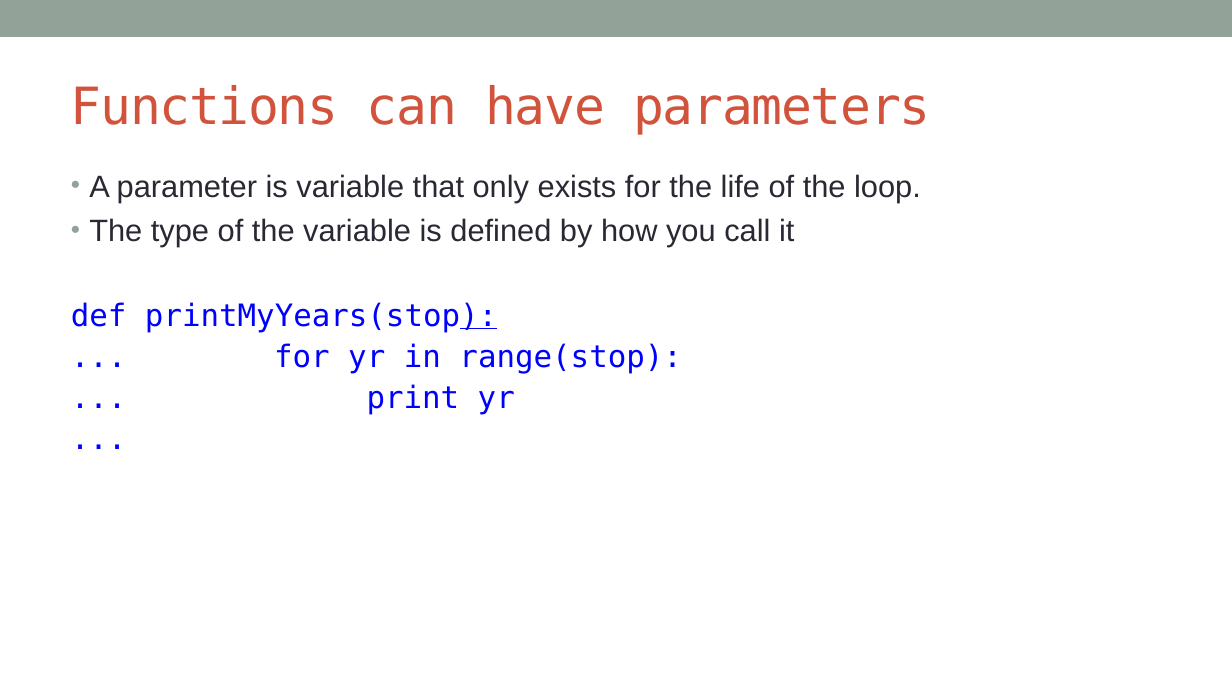
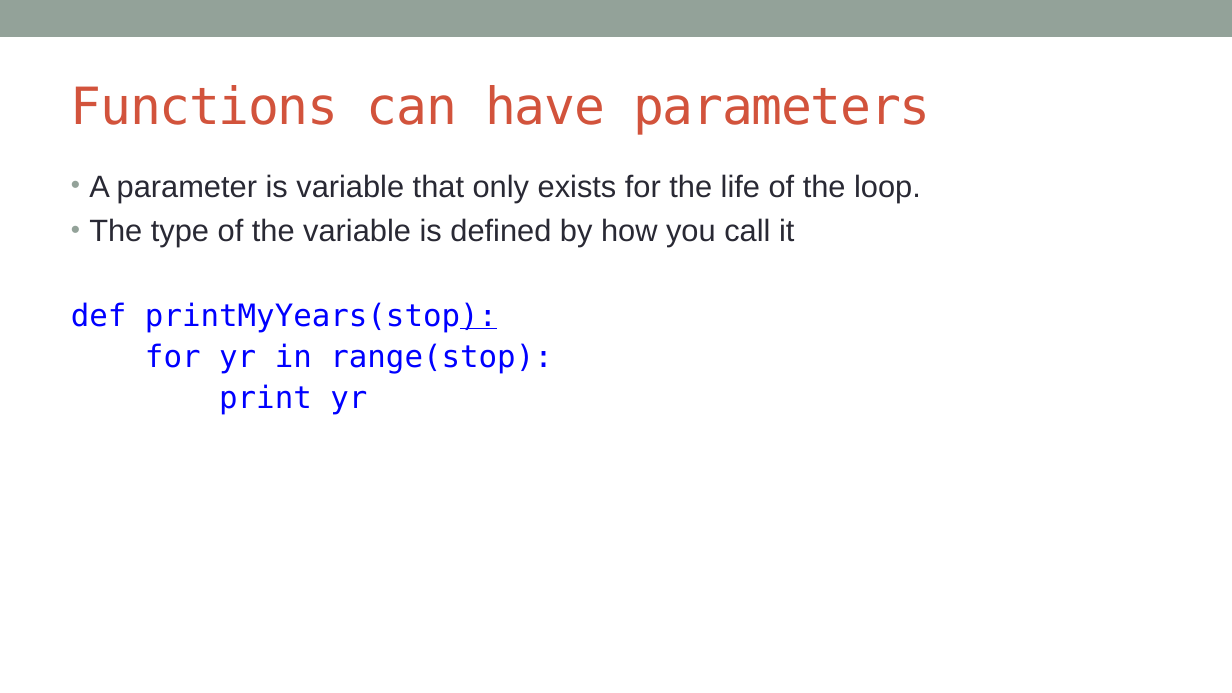
Before and after one commit to MGIS-UMN-GIS5578/GIS5578-week5, a slide deck: slide 12 of week5_Functions.odp. Drawn at 1232x693 pixels with LibreOffice and Linux fonts; fonts in the diff are those of the drawing. Boxes give left, top, right and bottom in pixels: in the first picture for what was removed or moved away, otherwise in the second. Text is boxed around its words. In the diff, an @@ line names an element or a change of style, - is before the commit and + after.

```diff
--- a/week5_Functions.odp
+++ b/week5_Functions.odp
@@ text at (145, 343, 552, 415): text changed @@
-... for yr in range(stop):
-... print yr
-...
+for yr in range(stop):
+print yr
```
Also in this commit, not shown: 1 other file.
